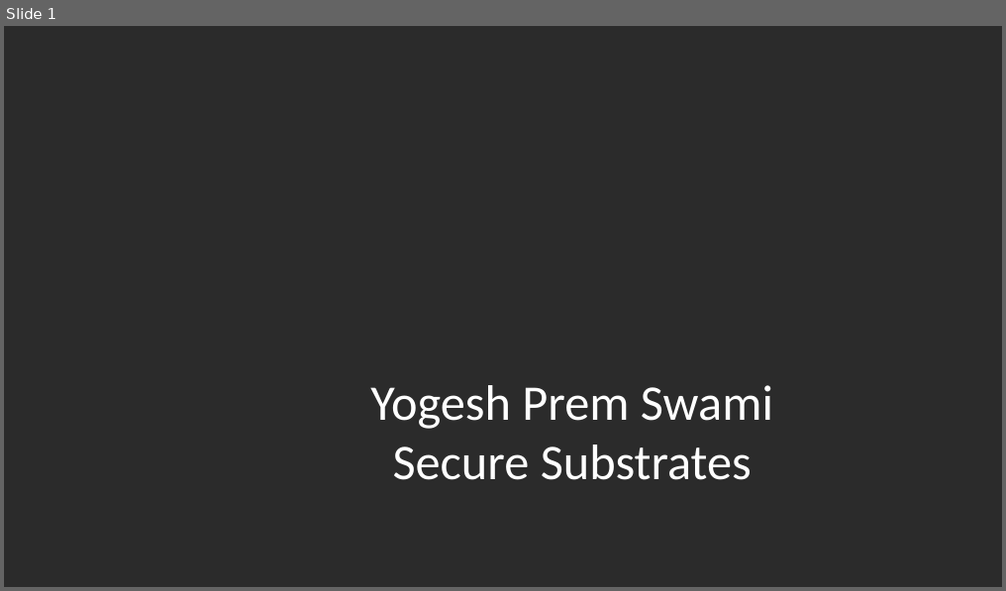
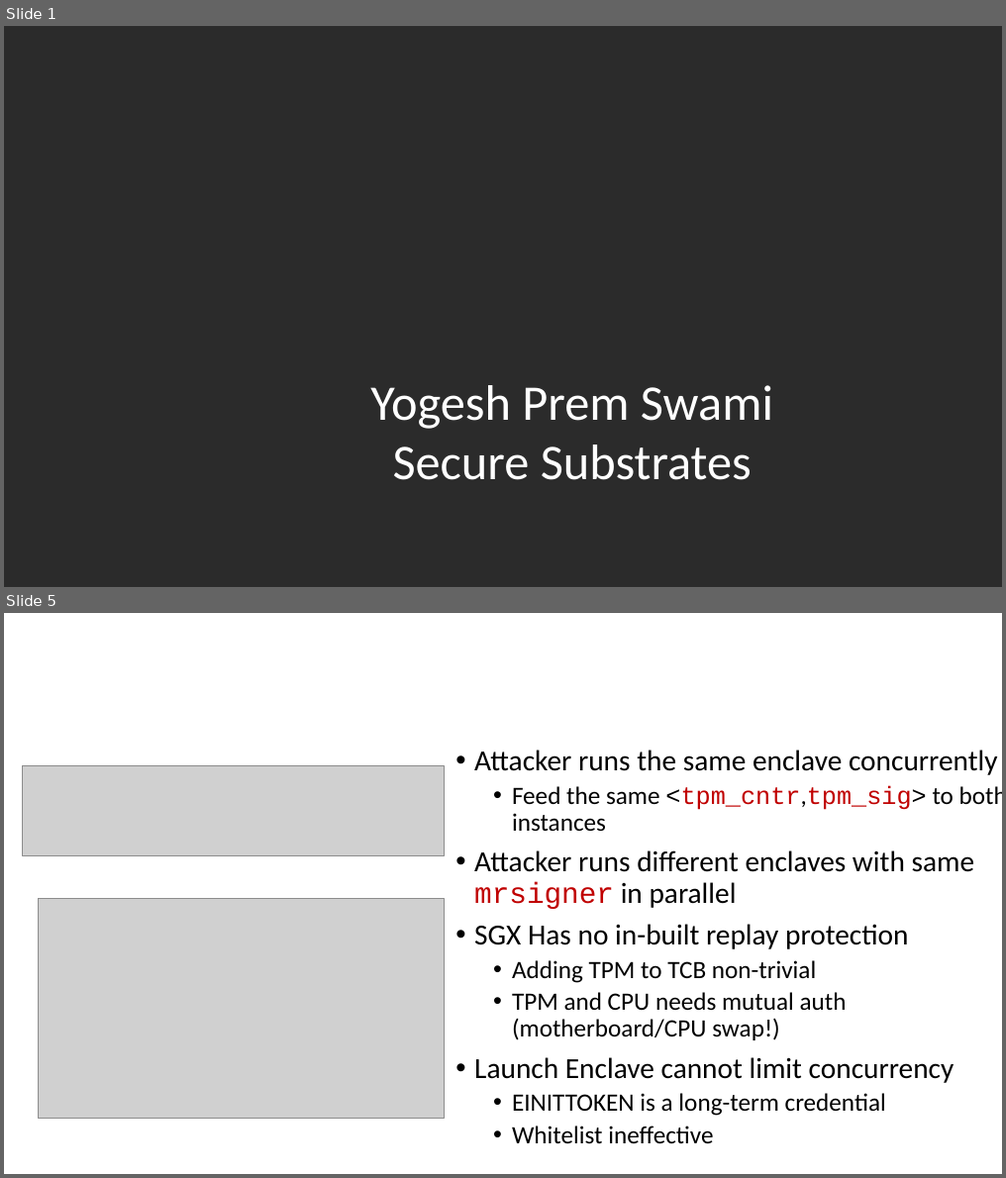
Before and after one commit to axelexic/sgx_remote_attestation_bh_17, a slide deck: presentation/bhusa17_yogesh_swami.pptx. Shown one above the other, each under a label of ours: slide 1 before the commit, slides 1 and 5 after it; the slides between them are not shown. The pictures are 1006x591 and 1006x1178 pixels, drawn with LibreOffice and Linux fonts; fonts in the diff are those of the drawing; grey boxes stand for pictures; background and template pictures are left out; a plain dark background stands for a picture behind light text. Boxes give left, top, right and bottom in pixels: in the first picture for what was removed or moved away, otherwise in the second. Text is boxed around its words. In the diff, an @@ line names an element or a change of style, - is before the commit and + after.

```diff
--- a/presentation/bhusa17_yogesh_swami.pptx
+++ b/presentation/bhusa17_yogesh_swami.pptx
@@ slide 5 added at [4, 613, 1002, 1174], background picture (left out) @@
@@ title added at [73, 643, 934, 752], 44 pt, text #FFFFFF @@
+Concurrent Composition
@@ text added at [474, 750, 1002, 1145], 24 pt, text #000000 @@
+• Attacker runs the same enclave concurrently
+  • Feed the same <tpm_cntr,tpm_sig> to both instances
+• Attacker runs different enclaves with same mrsigner in parallel
+• SGX Has no in-built replay protection
+  • Adding TPM to TCB non-trivial
+  • TPM and CPU needs mutual auth (motherboard/CPU swap!)
+• Launch Enclave cannot limit concurrency
+  • EINITTOKEN is a long-term credential
+  • Whitelist ineffective
@@ picture added at [23, 765, 445, 857] @@
@@ picture added at [39, 898, 445, 1118] @@
```
Also in this commit, not shown: 2 slides changed, 14 other slides added, 1 slide removed, 1 other file.
